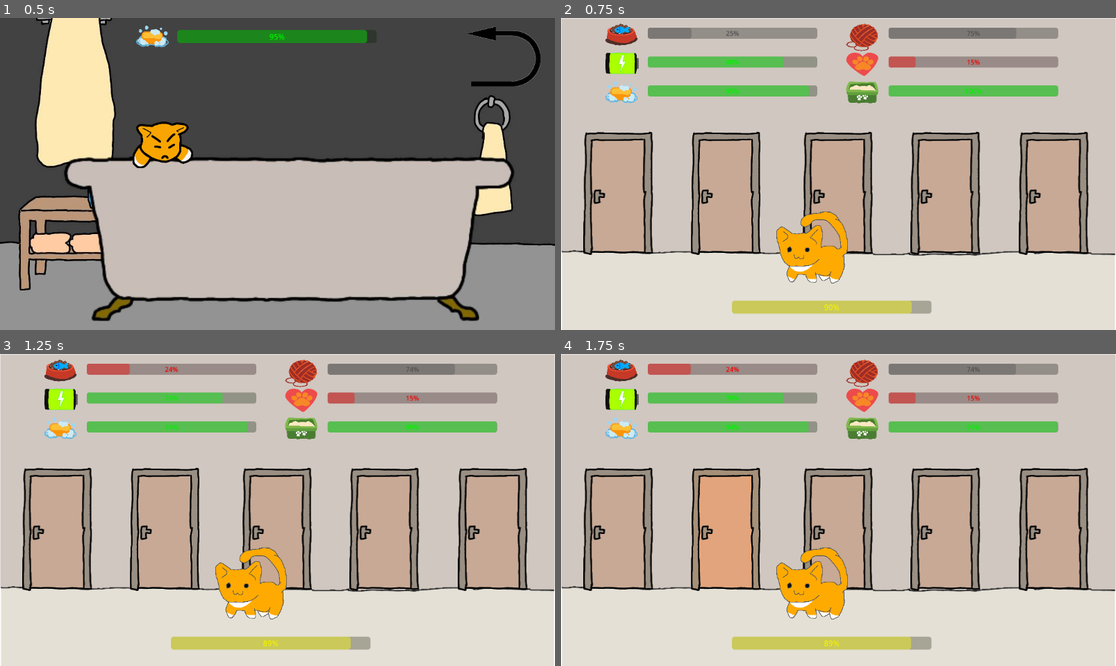
Above: before the commit, frames 1-4 (two rows, left to right).
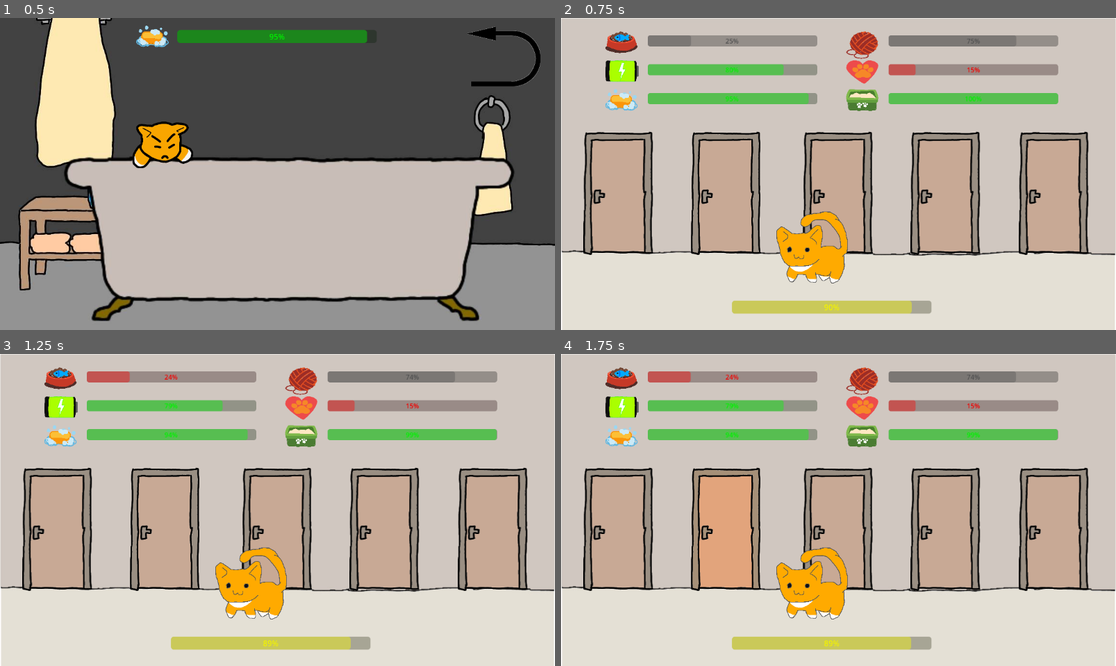
Above: after the commit, the same moments.

Repository: HipolitoThe3rd/Cat-Game
Game: Godot game, scene res://scenes/bath.tscn
The game is run twice, just before and just after one commit, with the same random seed, the same clock (stepped at 60 frames per second) and the same inputs.
Inputs (mouse positions are in pixels of both pictures, inside the frame that each line leads up to):
- Up to frame 1 (0.5 s): no input
- Up to frame 2 (0.75 s): click (1066, 55) at 0.5 s
- Up to frame 3 (1.25 s): no input
- Up to frame 4 (1.75 s): click (727, 528) at 1.25 s

Frame 1 is identical in both runs. In frame 2, 12% of the frame differs, in the area x 8-90%, y 1-30%; in frame 3, 12%; in frame 4, 12%.

Commit message:
Update hub.tscn

Diff:
--- a/scenes/hub.tscn
+++ b/scenes/hub.tscn
@@ -187,101 +187,101 @@
 [node name="HungerIcon" type="TextureRect" parent="Control"]
 layout_mode = 0
 offset_left = 91.75001
-offset_top = 12.35
+offset_top = 28.35
 offset_right = 425.75
-offset_bottom = 235.35
+offset_bottom = 251.35
 scale = Vector2(0.2, 0.2)
 texture = ExtResource("12_s6eg2")
 
 [node name="HungerBar" type="ProgressBar" parent="Control"]
 layout_mode = 0
-offset_left = 180.00002
-offset_top = 20.0
+offset_left = 180.00006
+offset_top = 36.0
 offset_right = 594.0
-offset_bottom = 47.0
+offset_bottom = 63.000004
 scale = Vector2(0.85, 0.85)
 
 [node name="EnergyIcon" type="TextureRect" parent="Control"]
 layout_mode = 0
 offset_left = 91.75001
-offset_top = 72.35
+offset_top = 88.35
 offset_right = 438.75
-offset_bottom = 295.35
+offset_bottom = 311.35
 scale = Vector2(0.2, 0.2)
 texture = ExtResource("13_5ox4q")
 
 [node name="EnergyBar" type="ProgressBar" parent="Control"]
 layout_mode = 0
-offset_left = 180.00002
-offset_top = 80.0
+offset_left = 180.00006
+offset_top = 96.00001
 offset_right = 594.0
-offset_bottom = 107.0
+offset_bottom = 123.00001
 scale = Vector2(0.85, 0.85)
 
 [node name="CleanlinessIcon" type="TextureRect" parent="Control"]
 layout_mode = 0
 offset_left = 91.75001
-offset_top = 132.35
+offset_top = 148.35
 offset_right = 425.75
-offset_bottom = 355.35
+offset_bottom = 371.35
 scale = Vector2(0.2, 0.2)
 texture = ExtResource("14_mw5nc")
 
 [node name="CleanlinessBar" type="ProgressBar" parent="Control"]
 layout_mode = 0
-offset_left = 180.00002
-offset_top = 140.0
+offset_left = 180.00006
+offset_top = 156.0
 offset_right = 594.0
-offset_bottom = 167.0
+offset_bottom = 183.0
 scale = Vector2(0.85, 0.85)
 
 [node name="EntertainmentIcon" type="TextureRect" parent="Control"]
 layout_mode = 0
 offset_left = 591.75
-offset_top = 12.35
+offset_top = 28.35
 offset_right = 925.75
-offset_bottom = 296.35
+offset_bottom = 312.35
 scale = Vector2(0.2, 0.2)
 texture = ExtResource("15_7t3s2")
 
 [node name="EntertainmentBar" type="ProgressBar" parent="Control"]
 layout_mode = 0
 offset_left = 680.0
-offset_top = 20.0
+offset_top = 36.0
 offset_right = 1094.0
-offset_bottom = 47.0
+offset_bottom = 63.000004
 scale = Vector2(0.85, 0.85)
 
 [node name="AffectionIcon" type="TextureRect" parent="Control"]
 layout_mode = 0
 offset_left = 591.75
-offset_top = 72.35
+offset_top = 88.35
 offset_right = 925.75
-offset_bottom = 315.35
+offset_bottom = 331.35
 scale = Vector2(0.2, 0.2)
 texture = ExtResource("16_7n2o6")
 
 [node name="AffectionBar" type="ProgressBar" parent="Control"]
 layout_mode = 0
 offset_left = 680.0
-offset_top = 80.0
+offset_top = 96.00001
 offset_right = 1094.0
-offset_bottom = 107.0
+offset_bottom = 123.00001
 scale = Vector2(0.85, 0.85)
 
 [node name="BladderIcon" type="TextureRect" parent="Control"]
 layout_mode = 0
 offset_left = 591.75
-offset_top = 132.35
+offset_top = 148.35
 offset_right = 925.75
-offset_bottom = 355.35
+offset_bottom = 371.35
 scale = Vector2(0.2, 0.2)
 texture = ExtResource("17_rtbv5")
 
 [node name="BladderBar" type="ProgressBar" parent="Control"]
 layout_mode = 0
 offset_left = 680.0
-offset_top = 140.0
+offset_top = 156.0
 offset_right = 1094.0
-offset_bottom = 167.0
-scale = Vector2(0.85, 0.85)
+offset_bottom = 183.0
+scale = Vector2(0.85, 0.85)
